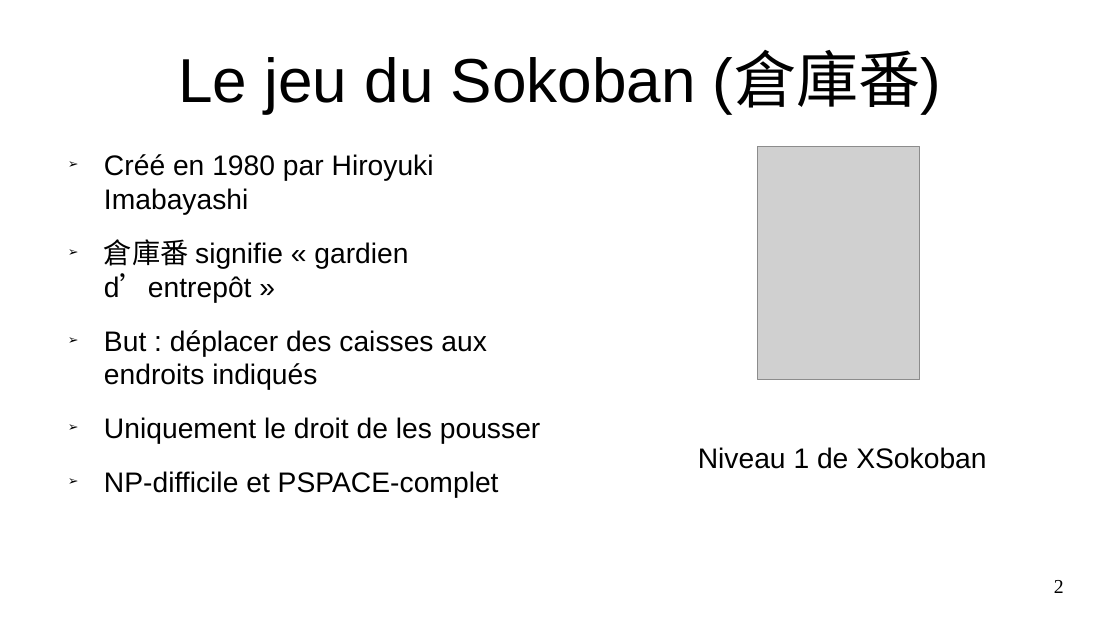
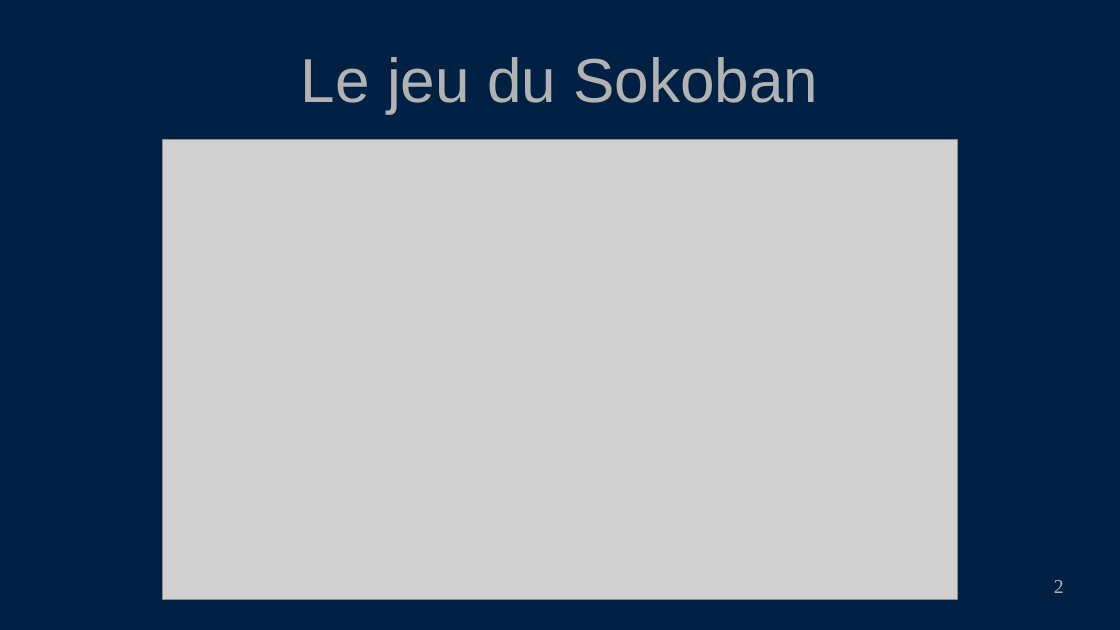
Before and after one commit to PoulpoGaz/sokoshell, a slide deck: slide 2 of documents/presentation.odp. Drawn at 1120x630 pixels with LibreOffice and Linux fonts; fonts in the diff are those of the drawing; grey boxes stand for pictures. Boxes give left, top, right and bottom in pixels: in the first picture for what was removed or moved away, otherwise in the second. Text is boxed around its words. In the diff, an @@ line names an element or a change of style, - is before the commit and + after.

```diff
--- a/documents/presentation.odp
+++ b/documents/presentation.odp
@@ background #FFFFFF to #002143 @@
@@ title at bbox=[301, 57, 818, 113]: text changed; text colour #000000 to #B2B2B2 @@
-Le jeu du Sokoban (倉庫番)
+Le jeu du Sokoban
@@ picture: place and size @@
-picture at bbox=[758, 146, 920, 380]
+picture at bbox=[163, 140, 957, 601]
@@ text removed at bbox=[104, 154, 541, 498] @@
-➢ Créé en 1980 par Hiroyuki Imabayashi
-➢ 倉庫番 signifie « gardien d’entrepôt »
-➢ But : déplacer des caisses aux endroits indiqués
-➢ Uniquement le droit de les pousser
-➢ NP-difficile et PSPACE-complet
@@ text removed at bbox=[698, 447, 986, 469] @@
-Niveau 1 de XSokoban
@@ page number at bbox=[1054, 580, 1064, 593]: text colour #000000 to #B2B2B2 @@
```
Also in this commit, not shown: 12 other slides changed, 2 slides removed, 4 other files.
